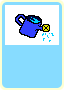
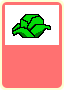
Revision of a layered 64×90 image; what changed, layer by layer:
hid group "boosters" (6 layers) over [2, 2, 62, 88]
added group "crops" with 6 layers above "seeds" over [2, 2, 62, 88]
added group "lettuce" (1st of 2, in "crops") with 2 layers in group "crops" over [12, 14, 51, 38]
added layer "icon" (2nd of 4, in "crops" › "lettuce") in group "lettuce" over [12, 14, 51, 38]
added layer "color" (2nd of 4, in "crops" › "lettuce") in group "lettuce" over [13, 15, 50, 37]
added layer "picture_background" (2nd of 4, in "crops") in group "crops" over [12, 14, 54, 42]
added layer "background" (2nd of 8, in "crops") in group "crops" over [2, 2, 62, 88]
added layer "border" (3rd of 7, in "crops") in group "crops" over [2, 2, 62, 88]
